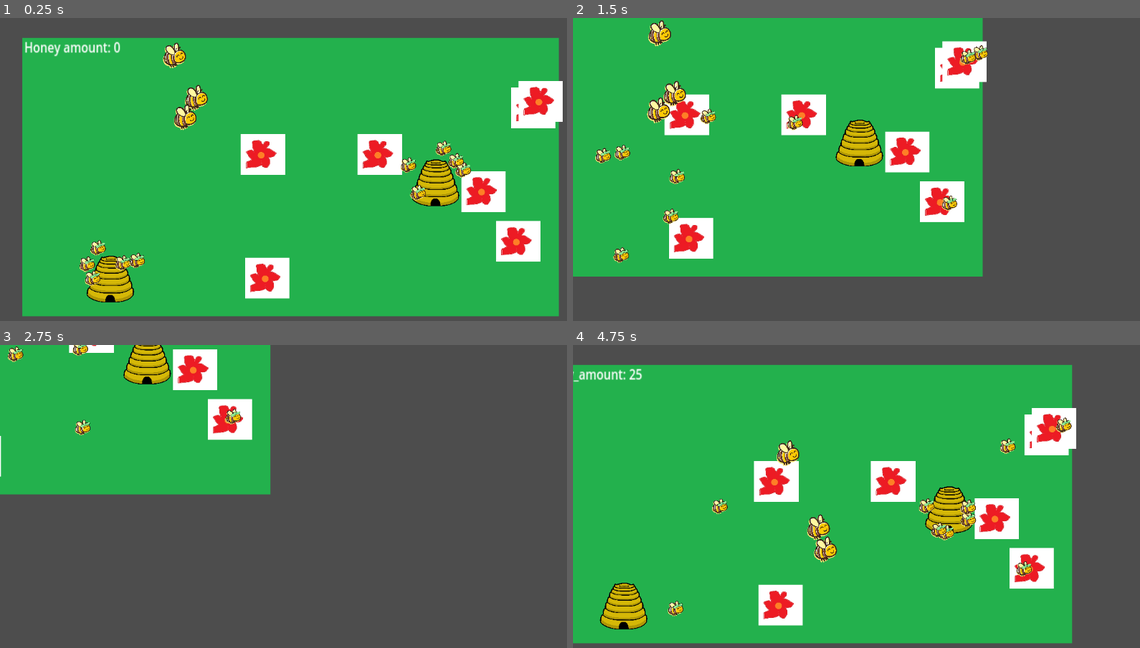
Above: before the commit, frames 1-4 (two rows, left to right).
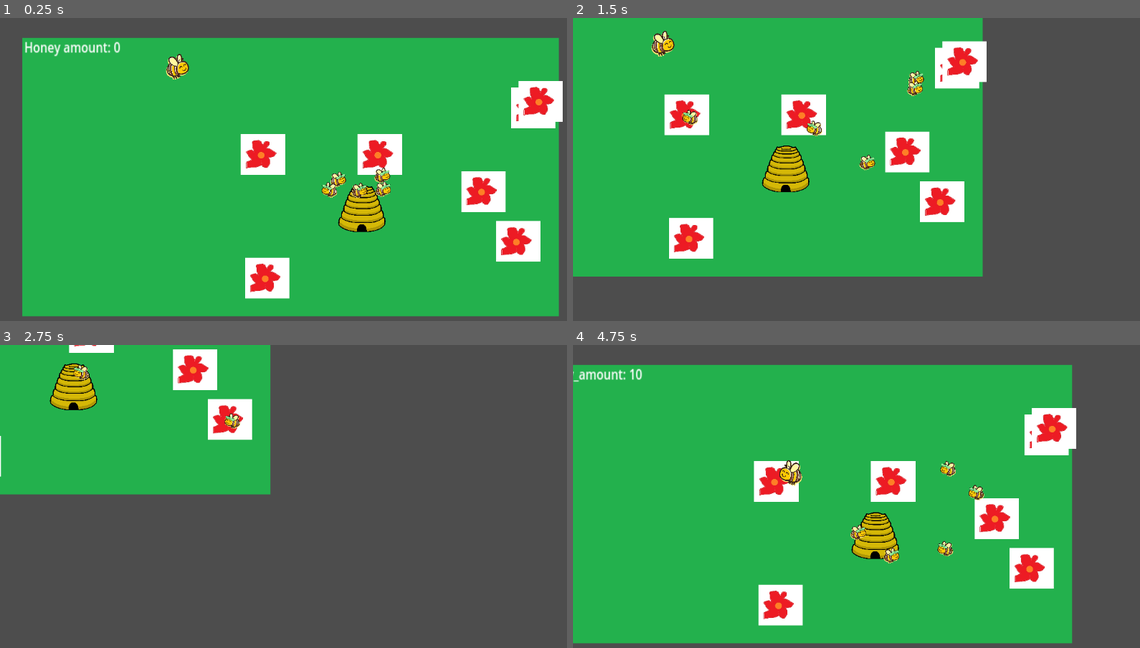
Above: after the commit, the same moments.

Repository: jam53/GMTK-Gamejam-2024
Game: Godot game, scene res://scenes/lawn.tscn
The game is run twice, just before and just after one commit, with the same random seed, the same clock (stepped at 60 frames per second) and the same inputs.
Inputs (mouse positions are in pixels of both pictures, inside the frame that each line leads up to):
- Up to frame 1 (0.25 s): no input
- Up to frame 2 (1.5 s): move the mouse to (986, 163) at 0.52 s; hold D (right) 0.53-1.28 s; tap Z (disable_follow) at 0.6, 1.35 s; click (986, 163) at 0.67 s; move the mouse to (743, 193) at 1.27 s; hold S (down) from 1.28 s (still down)
- Up to frame 3 (2.75 s): move the mouse to (345, 435) at 2.02 s; release S (down) at 2.03 s; hold D (right) from 2.03 s (still down); tap Z (disable_follow) at 2.1 s
- Up to frame 4 (4.75 s): move the mouse to (828, 569) at 2.77 s; release D (right) at 2.78 s; hold W (up) 2.78-3.53 s; tap Z (disable_follow) at 2.85, 3.6, 4.35 s; click (828, 569) at 2.92 s; move the mouse to (1032, 554) at 3.52 s; hold A (left) from 3.53 s (still down); move the mouse to (686, 457) at 4.27 s

The runs differ from the first frame. In frame 1, 5.0% of the frame differs, in the area x 14-84%, y 8-94%; in frame 2, 4.3%; in frame 3, 2.3%; in frame 4, 5.1%, in the area x 4-88%, y 7-94%.

Commit message:
Added flip of sprite to match moving direction

Diff:
--- a/scenes/bee.tscn
+++ b/scenes/bee.tscn
@@ -12,7 +12,8 @@
 [node name="Bee" type="Node2D"]
 z_index = 2
 
-[node name="BoidsComponent" parent="." node_paths=PackedStringArray("flock_area_shape") instance=ExtResource("1_efan8")]
+[node name="BoidsComponent" parent="." node_paths=PackedStringArray("sprite", "flock_area_shape") instance=ExtResource("1_efan8")]
+sprite = NodePath("Sprite2D")
 flock_area_shape = NodePath("FlockViewCollision")
 max_speed = 350.0
 target_follow_force = 0.076
--- a/scenes/lawn.tscn
+++ b/scenes/lawn.tscn
@@ -26,18 +26,9 @@
 texture = ExtResource("1_vh6ib")
 
 [node name="Hive" parent="." instance=ExtResource("2_qycfm")]
-position = Vector2(836, 297)
-
-[node name="Hive2" parent="." instance=ExtResource("2_qycfm")]
-position = Vector2(182, 491)
+position = Vector2(688, 349)
 
 [node name="Bee" parent="." instance=ExtResource("4_2lnta")]
-position = Vector2(263, 127)
-
-[node name="Bee5" parent="." instance=ExtResource("4_2lnta")]
-position = Vector2(263, 127)
-
-[node name="Bee6" parent="." instance=ExtResource("4_2lnta")]
 position = Vector2(263, 127)
 
 [node name="Player" type="CharacterBody2D" parent="."]
--- a/scenes/pollinator.tscn
+++ b/scenes/pollinator.tscn
@@ -18,7 +18,8 @@
 scale = Vector2(0.376313, 0.376313)
 script = ExtResource("1_o4nss")
 
-[node name="BoidsComponent" parent="." node_paths=PackedStringArray("flock_area_shape") instance=ExtResource("1_ekwfm")]
+[node name="BoidsComponent" parent="." node_paths=PackedStringArray("sprite", "flock_area_shape") instance=ExtResource("1_ekwfm")]
+sprite = NodePath("Sprite2D")
 flock_area_shape = NodePath("FlockView")
 max_speed = 200.0
 beetype = 1
--- a/scripts/boids_component.gd
+++ b/scripts/boids_component.gd
@@ -4,6 +4,7 @@
 class_name BoidComponent
 
 @onready var flock_area = $FlockArea
+@export var sprite : Sprite2D
 @export var flock_area_shape : CollisionShape2D
 
 @export var max_speed: = 500.0
@@ -17,6 +18,8 @@
 @export var lure : Node2D = null
 @export var beetype : Enums.BeeType
 @export var stopable := false
+
+@export var facing_right := true
 
 var _flock: Array = []
 var _velocity: Vector2
@@ -46,8 +49,6 @@
 	var target
 	var target_force = target_follow_force
 
-
-
 	if lure is Node2D:
 		target = lure.global_position
 		target_force *= 2
@@ -57,6 +58,22 @@
 	var target_vector = Vector2.ZERO
 	if target != Vector2.INF:
 		target_vector = global_position.direction_to(target) * max_speed * target_force
+
+
+
+		var cross = target.x - self.global_position.x
+		if cross > 0:
+			# Target is to the right
+			print("target to the right: %s" % facing_right)
+			if not facing_right:
+				sprite.flip_h = !sprite.flip_h
+				facing_right = true
+		elif cross < 0:
+			# Target is to the left
+			print("target to the left: %s" % facing_right)
+			if facing_right:
+				sprite.flip_h = !sprite.flip_h
+				facing_right = false
 
 	# Get cohesion, alignment, and separation vectors
 	var vectors = get_flock_status(_flock)
